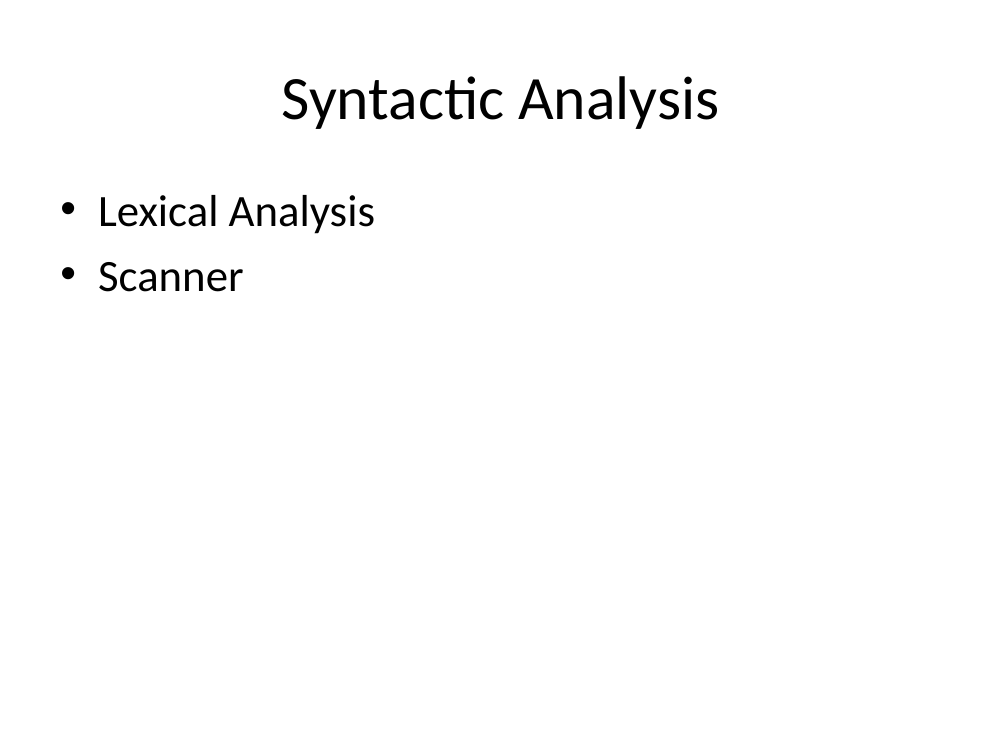
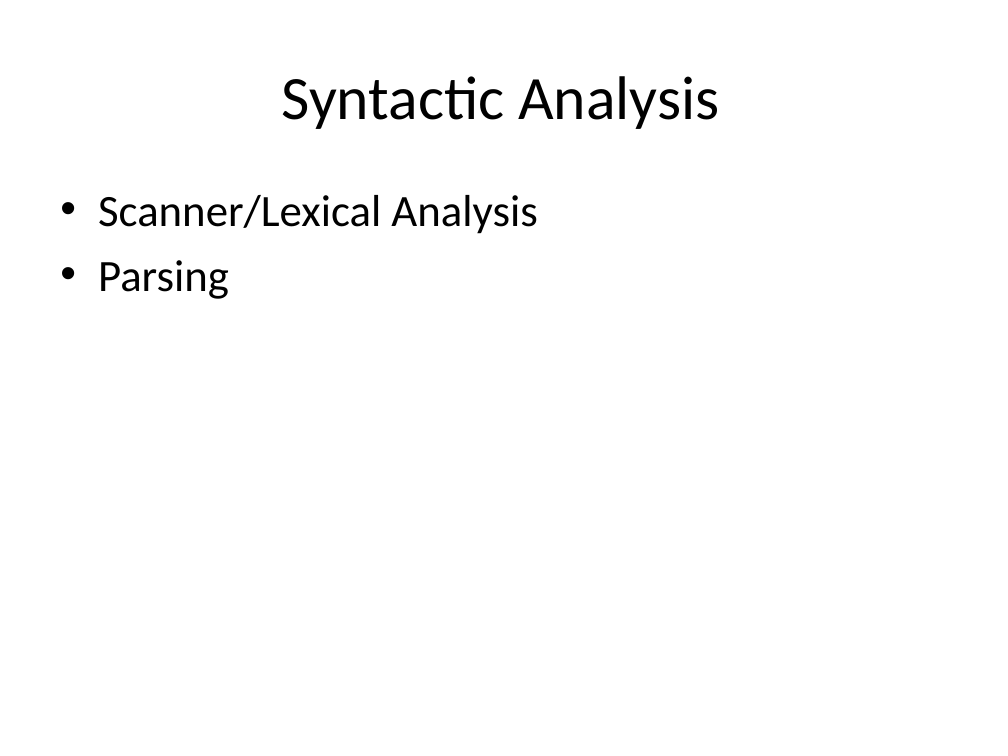
Before and after one commit to isurup/kalle-martin-group, a slide deck: slide 3 of SSE2/slides/1 Analysis.ppt. Drawn at 1008x756 pixels with LibreOffice and Linux fonts; fonts in the diff are those of the drawing. Boxes give left, top, right and bottom in pixels: in the first picture for what was removed or moved away, otherwise in the second. Text is boxed around its words. In the diff, an @@ line names an element or a change of style, - is before the commit and + after.

```diff
--- a/SSE2/slides/1 Analysis.ppt
+++ b/SSE2/slides/1 Analysis.ppt
@@ text at (x1=98, y1=195, x2=537, y2=299): text changed @@
-• Lexical Analysis
-• Scanner
+• Scanner/Lexical Analysis
+• Parsing
```
